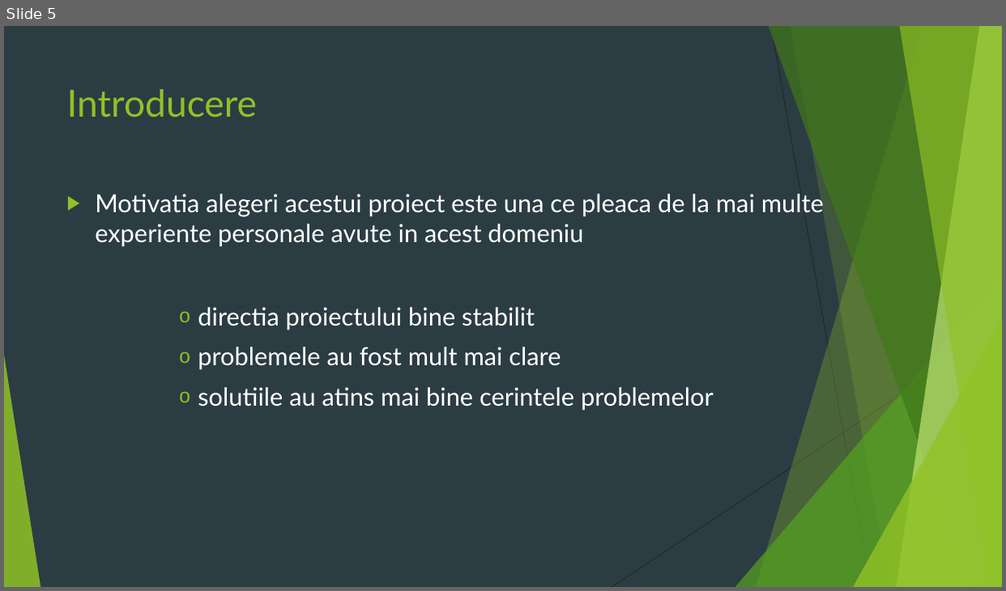
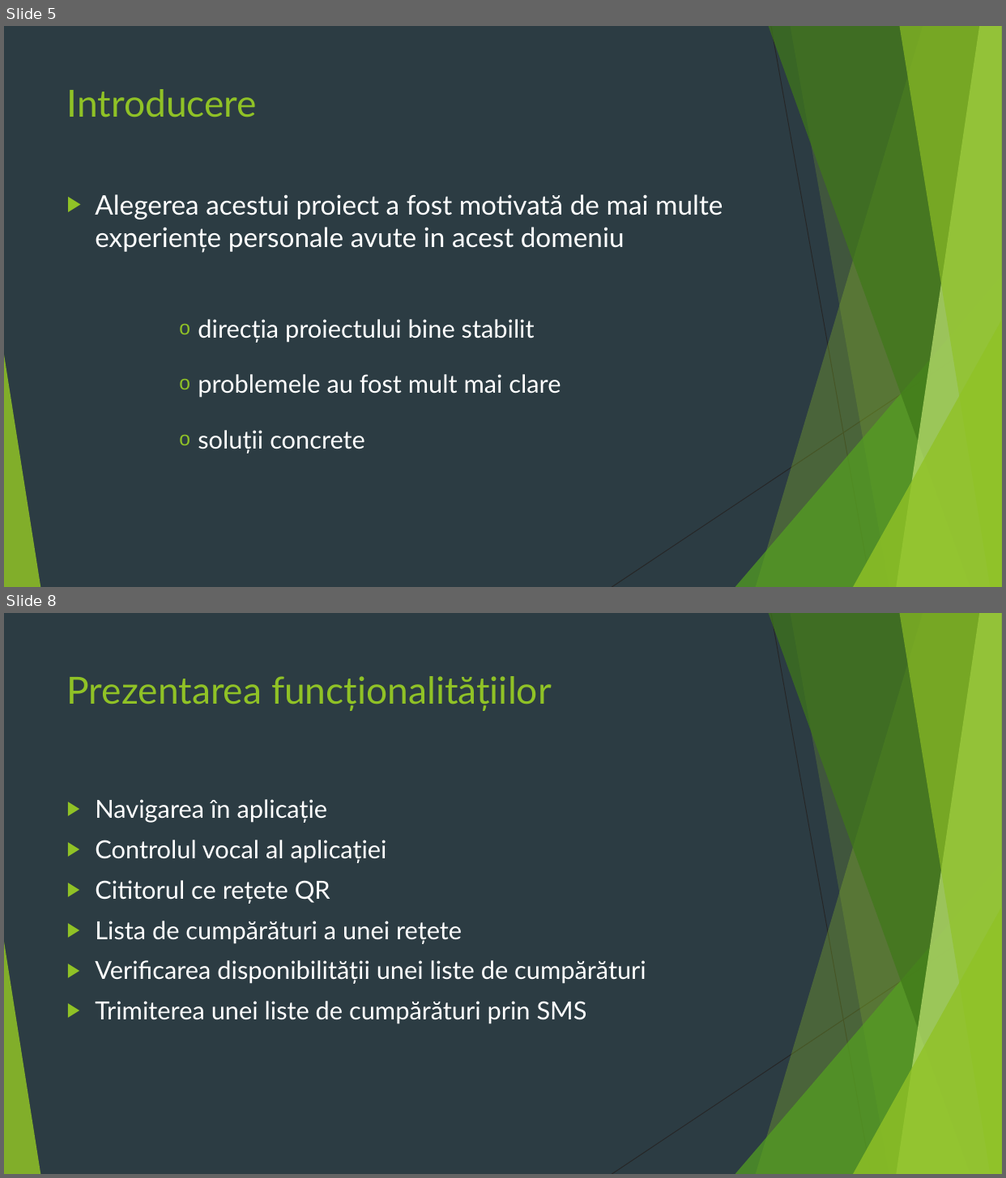
Before and after one commit to Samiicu/lucrareLicentaInformatica2020, a slide deck: Licenta2020BocicuSamuelEmanuel/prezentareLicenta.pptx. Shown one above the other, each under a label of ours: slide 5 before the commit, slides 5 and 8 after it; the slides between them are not shown. The pictures are 1006x591 and 1006x1178 pixels, drawn with LibreOffice and Linux fonts; fonts in the diff are those of the drawing. Boxes give left, top, right and bottom in pixels: in the first picture for what was removed or moved away, otherwise in the second. Text is boxed around its words. In the diff, an @@ line names an element or a change of style, - is before the commit and + after.

```diff
--- a/Licenta2020BocicuSamuelEmanuel/prezentareLicenta.pptx
+++ b/Licenta2020BocicuSamuelEmanuel/prezentareLicenta.pptx
@@ slide 8 added at bbox=[4, 613, 1002, 1174], background #2C3C43; not listed: 10 template elements that a slide beside it also shows @@
@@ title added at bbox=[67, 676, 552, 711], 36 pt, text #90C226 @@
+Prezentarea funcționalitățiilor
@@ text added at bbox=[95, 799, 646, 1024], 24 pt, text #FFFFFF @@
+▶ Navigarea în aplicație
+▶ Controlul vocal al aplicației
+▶ Cititorul ce rețete QR
+▶ Lista de cumpărături a unei rețete
+▶ Verificarea disponibilității unei liste de cumpărături
+▶ Trimiterea unei liste de cumpărături prin SMS
@@ slide 5 changed as well @@
@@ text at bbox=[95, 194, 722, 343]: text changed; size 24 to 26 pt @@
-▶ Motivatia alegeri acestui proiect este una ce pleaca de la mai multe experiente personale avute in acest domeniu
-      o directia proiectului bine stabilit
+▶ Alegerea acestui proiect a fost motivată de mai multe experiențe personale avute in acest domeniu
+      o direcția proiectului bine stabilit
@@ text at bbox=[198, 374, 560, 398]: line spacing 1 to 1.5 @@
@@ text at bbox=[198, 430, 365, 454]: text changed @@
-      o solutiile au atins mai bine cerintele problemelor
+      o soluții concrete
```
Also in this commit, not shown: 9 other slides changed, 22 other slides added, 1 slide removed.
